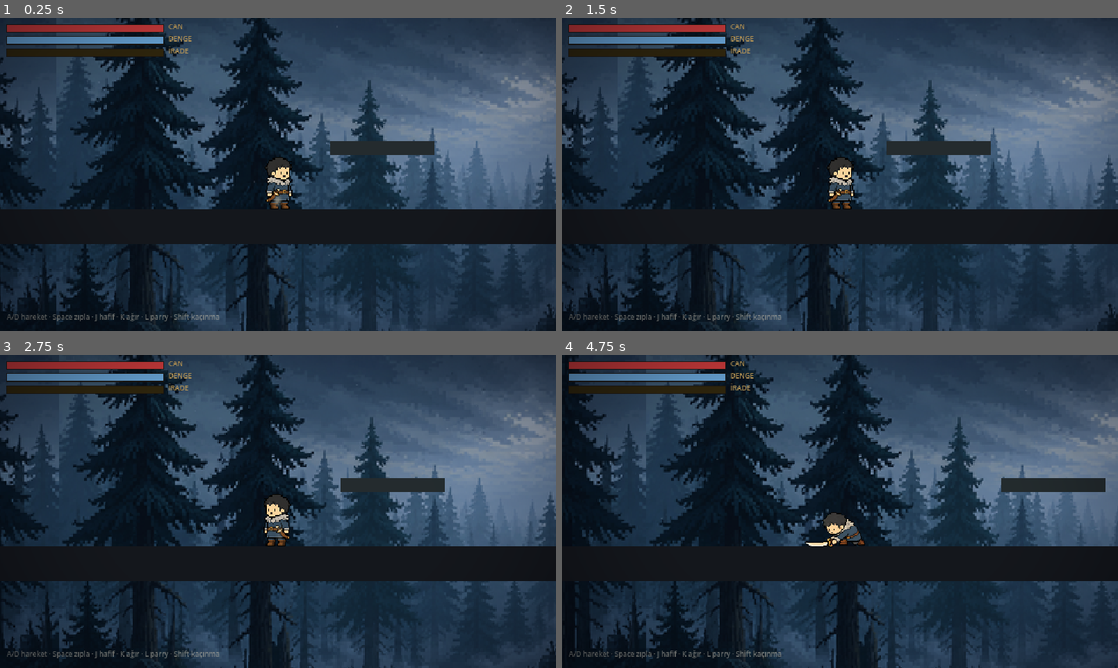
Above: before the commit, frames 1-4 (two rows, left to right).
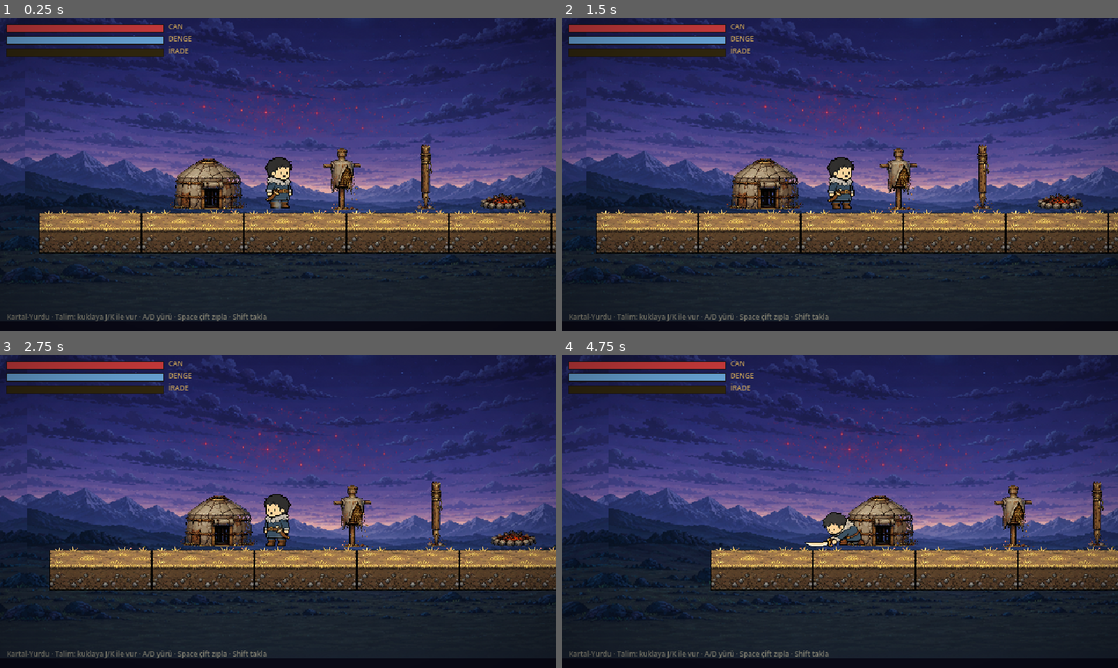
Above: after the commit, the same moments.

Repository: AhmetSoz/verridia
Game: Godot game, scene res://scenes/levels/kartal_yurdu.tscn
Two runs of this game, one before a commit and one after it. Both use one fixed random seed, a clock stepped at 60 frames per second and the inputs below. Before the commit the project starts from res://scenes/levels/test_odasi.tscn.
Inputs:
- Up to frame 1 (0.25 s): no input
- Up to frame 2 (1.5 s): tap S (egil) at 0.6 s; tap Enter at 1.25 s; tap D (hareket_sag) at 1.35 s
- Up to frame 3 (2.75 s): tap Space (zipla) at 2 s; tap A (hareket_sol) at 2.1 s
- Up to frame 4 (4.75 s): tap Shift (kacin) at 2.85 s; tap L (parry) at 3.6 s; tap Enter at 4.25 s; tap K (saldiri_agir) at 4.35 s

The runs differ from the first frame. In frame 1, 76% of the frame differs, in the area x 0-100%, y 0-100%; in frame 2, 76%; in frame 3, 76%; in frame 4, 74%.

Commit message:
feat(oyun): Level 1 — Kartal-Yurdu bozkir talim alani (Kitap 1 Bolum 1)
- gercek acilis bolumu: parallax bozkir arka plan (Tek Goz + Kizil Suru + daglar)
- samanli zemin (tekrarli) + kaya platformlari (cift ziplama gecisi)
- proplar: cadir, talim kuklasi, kazik, ates cukuru, calilar
- talim_kuklasi: vurulabilir hedef (kivilcim + sarsilma, olmez) — metindeki kukla
- bozkir asset'leri islendi (asset/cevre/), arka plan 768x432
- ana sahne artik kartal_yurdu; test_odasi combat testi icin duruyor

Co-Authored-By: Claude Opus 4.8 <noreply@anthropic.com>

Diff:
--- a/game/project.godot
+++ b/game/project.godot
@@ -16,7 +16,7 @@
 
 config/name="Verridia: Kızıl Hafta"
 config/description="Birinci Kitap'ın hikâye odaklı 2D aksiyon-platform uyarlaması."
-run/main_scene="res://scenes/levels/test_odasi.tscn"
+run/main_scene="res://scenes/levels/kartal_yurdu.tscn"
 config/features=PackedStringArray("4.7")
 config/icon="res://icon.svg"
 
--- /dev/null
+++ b/game/scenes/levels/kartal_yurdu.tscn
@@ -0,0 +1,166 @@
+[gd_scene load_steps=17 format=3]
+
+[ext_resource type="Script" path="res://scripts/levels/kartal_yurdu.gd" id="1"]
+[ext_resource type="PackedScene" path="res://scenes/characters/togan.tscn" id="2"]
+[ext_resource type="Texture2D" path="res://asset/arkaplanlar/bozkir_arka.png" id="3"]
+[ext_resource type="PackedScene" path="res://scenes/ui/hud.tscn" id="4"]
+[ext_resource type="Shader" path="res://shaders/vinyet.gdshader" id="5"]
+[ext_resource type="PackedScene" path="res://scenes/props/talim_kuklasi.tscn" id="6"]
+[ext_resource type="Texture2D" path="res://asset/cevre/zemin_genis.png" id="10"]
+[ext_resource type="Texture2D" path="res://asset/cevre/zemin_buyuk.png" id="11"]
+[ext_resource type="Texture2D" path="res://asset/cevre/zemin_orta.png" id="12"]
+[ext_resource type="Texture2D" path="res://asset/cevre/zemin_kaya.png" id="13"]
+[ext_resource type="Texture2D" path="res://asset/cevre/cadir.png" id="20"]
+[ext_resource type="Texture2D" path="res://asset/cevre/kazik.png" id="21"]
+[ext_resource type="Texture2D" path="res://asset/cevre/ates.png" id="22"]
+[ext_resource type="Texture2D" path="res://asset/cevre/calilar.png" id="23"]
+
+[sub_resource type="ShaderMaterial" id="vin"]
+shader = ExtResource("5")
+shader_parameter/guc = 0.42
+shader_parameter/ic = 0.35
+shader_parameter/dis = 0.95
+
+[sub_resource type="RectangleShape2D" id="zemin_col"]
+size = Vector2(1720, 40)
+
+[sub_resource type="RectangleShape2D" id="plat"]
+size = Vector2(90, 16)
+
+[node name="KartalYurdu" type="Node2D"]
+script = ExtResource("1")
+
+[node name="DipZemin" type="CanvasLayer" parent="."]
+layer = -20
+
+[node name="Renk" type="ColorRect" parent="DipZemin"]
+anchors_preset = 15
+anchor_right = 1.0
+anchor_bottom = 1.0
+color = Color(0.04, 0.04, 0.09, 1)
+
+[node name="ArkaPlan" type="ParallaxBackground" parent="."]
+layer = -10
+
+[node name="Uzak" type="ParallaxLayer" parent="ArkaPlan"]
+motion_scale = Vector2(0.2, 0.1)
+motion_mirroring = Vector2(768, 0)
+
+[node name="Gorsel" type="Sprite2D" parent="ArkaPlan/Uzak"]
+texture_filter = 3
+centered = false
+position = Vector2(0, -72)
+texture = ExtResource("3")
+
+[node name="Zemin" type="StaticBody2D" parent="."]
+
+[node name="ZeminGorsel" type="Sprite2D" parent="Zemin"]
+texture_repeat = 2
+texture = ExtResource("10")
+centered = false
+region_enabled = true
+region_rect = Rect2(0, 0, 1720, 51)
+position = Vector2(-100, 330)
+
+[node name="ZeminC" type="CollisionShape2D" parent="Zemin"]
+position = Vector2(760, 350)
+shape = SubResource("zemin_col")
+
+[node name="Cadir" type="Sprite2D" parent="."]
+centered = false
+position = Vector2(50, 260)
+texture = ExtResource("20")
+
+[node name="Kazik" type="Sprite2D" parent="."]
+centered = false
+position = Vector2(330, 256)
+texture = ExtResource("21")
+
+[node name="Ates" type="Sprite2D" parent="."]
+centered = false
+position = Vector2(408, 312)
+texture = ExtResource("22")
+
+[node name="Calilar1" type="Sprite2D" parent="."]
+centered = false
+position = Vector2(500, 293)
+texture = ExtResource("23")
+
+[node name="Calilar2" type="Sprite2D" parent="."]
+centered = false
+position = Vector2(1000, 293)
+texture = ExtResource("23")
+
+[node name="Kukla" parent="." instance=ExtResource("6")]
+position = Vector2(250, 330)
+
+[node name="Platform1" type="StaticBody2D" parent="."]
+
+[node name="G1" type="Sprite2D" parent="Platform1"]
+centered = false
+position = Vector2(720, 250)
+texture = ExtResource("11")
+
+[node name="C1" type="CollisionShape2D" parent="Platform1"]
+position = Vector2(770, 258)
+shape = SubResource("plat")
+
+[node name="Platform2" type="StaticBody2D" parent="."]
+
+[node name="G2" type="Sprite2D" parent="Platform2"]
+centered = false
+position = Vector2(900, 205)
+texture = ExtResource("12")
+
+[node name="C2" type="CollisionShape2D" parent="Platform2"]
+position = Vector2(930, 212)
+shape = SubResource("plat")
+
+[node name="Platform3" type="StaticBody2D" parent="."]
+
+[node name="G3" type="Sprite2D" parent="Platform3"]
+centered = false
+position = Vector2(1070, 160)
+texture = ExtResource("13")
+
+[node name="C3" type="CollisionShape2D" parent="Platform3"]
+position = Vector2(1082, 166)
+shape = SubResource("plat")
+
+[node name="Platform4" type="StaticBody2D" parent="."]
+
+[node name="G4" type="Sprite2D" parent="Platform4"]
+centered = false
+position = Vector2(1230, 240)
+texture = ExtResource("11")
+
+[node name="C4" type="CollisionShape2D" parent="Platform4"]
+position = Vector2(1280, 248)
+shape = SubResource("plat")
+
+[node name="Togan" parent="." instance=ExtResource("2")]
+position = Vector2(175, 320)
+
+[node name="Vinyet" type="CanvasLayer" parent="."]
+layer = 5
+
+[node name="Perde" type="ColorRect" parent="Vinyet"]
+material = SubResource("vin")
+anchors_preset = 15
+anchor_right = 1.0
+anchor_bottom = 1.0
+mouse_filter = 2
+color = Color(1, 1, 1, 1)
+
+[node name="HUD" parent="." instance=ExtResource("4")]
+
+[node name="Ipucu" type="CanvasLayer" parent="."]
+
+[node name="Etiket" type="Label" parent="Ipucu"]
+offset_left = 8.0
+offset_top = 338.0
+offset_right = 632.0
+offset_bottom = 356.0
+theme_override_font_sizes/font_size = 8
+theme_override_colors/font_color = Color(0.75, 0.72, 0.6, 0.65)
+text = "Kartal-Yurdu · Talim: kuklaya J/K ile vur · A/D yürü · Space çift zıpla · Shift takla"
--- /dev/null
+++ b/game/scenes/props/talim_kuklasi.tscn
@@ -0,0 +1,22 @@
+[gd_scene load_steps=4 format=3]
+
+[ext_resource type="Script" path="res://scripts/props/talim_kuklasi.gd" id="1"]
+[ext_resource type="Script" path="res://scripts/combat/hurtbox.gd" id="2"]
+[ext_resource type="Texture2D" path="res://asset/cevre/kukla.png" id="3"]
+
+[sub_resource type="RectangleShape2D" id="hb"]
+size = Vector2(30, 52)
+
+[node name="TalimKuklasi" type="Node2D"]
+script = ExtResource("1")
+
+[node name="Gorsel" type="Sprite2D" parent="."]
+position = Vector2(0, -35)
+texture = ExtResource("3")
+
+[node name="Hurtbox" type="Area2D" parent="."]
+position = Vector2(0, -34)
+script = ExtResource("2")
+
+[node name="HurtboxSekil" type="CollisionShape2D" parent="Hurtbox"]
+shape = SubResource("hb")
--- /dev/null
+++ b/game/scripts/levels/kartal_yurdu.gd
@@ -0,0 +1,10 @@
+extends Node2D
+## Kartal-Yurdu — Birinci Kitap açılışı (Bölüm 1, TOGAN).
+## Şafak öncesi bozkır talim alanı. Tek Göz gökte, Kızıl Sürü ufukta.
+
+@onready var oyuncu: PlayerTogan = $Togan
+@onready var hud = $HUD
+
+func _ready() -> void:
+	SceneFlow.kontrol_noktasi_kaydet("kartal_yurdu_giris")
+	hud.bagla(oyuncu.stats)
--- /dev/null
+++ b/game/scripts/props/talim_kuklasi.gd
@@ -0,0 +1,24 @@
+extends Node2D
+## Talim kuklası — Togan'ın kılıç talimi yaptığı hedef (Bölüm 1 açılışı).
+## Ölmez; vurulunca kıvılcım + sarsılır (keçe gövdesinden kepek saçılır hissi).
+
+@onready var gorsel: Sprite2D = $Gorsel
+@onready var hurtbox: Hurtbox = $Hurtbox
+
+var _squash: Vector2 = Vector2.ONE
+
+func _ready() -> void:
+	hurtbox.vuruldu.connect(_vuruldu)
+
+func _vuruldu(hb: Hitbox) -> void:
+	var d := signf(global_position.x - hb.sahip.global_position.x)
+	_squash = Vector2(0.82, 1.16)
+	gorsel.rotation = deg_to_rad(-6.0) * d
+	Fx.carp(hurtbox.global_position + Vector2(4 * -d, -6), d)
+	Fx.toz(global_position + Vector2(0, -2), 0.4)
+	Fx.sars(1.6, 0.08)
+
+func _process(delta: float) -> void:
+	_squash = _squash.lerp(Vector2.ONE, 1.0 - exp(-13.0 * delta))
+	gorsel.scale = _squash
+	gorsel.rotation = lerp_angle(gorsel.rotation, 0.0, 1.0 - exp(-13.0 * delta))
Binary file added: game/asset/arkaplanlar/agaclar.png
Not shown, added: game/asset/arkaplanlar/agaclar.png.import
Binary file added: game/asset/arkaplanlar/bozkir_arka.png
Not shown, added: game/asset/arkaplanlar/bozkir_arka.png.import
Binary file added: game/asset/arkaplanlar/bozkir_proplar.png
Not shown, added: game/asset/arkaplanlar/bozkir_proplar.png.import
Binary file added: game/asset/arkaplanlar/bozkir_zemin.png
Not shown, added: game/asset/arkaplanlar/bozkir_zemin.png.import
Binary file added: game/asset/arkaplanlar/proplar.png
Not shown, added: game/asset/arkaplanlar/proplar.png.import
Binary file added: game/asset/arkaplanlar/zemin_seti.png
Not shown, added: game/asset/arkaplanlar/zemin_seti.png.import
(and 23 more such lines)
